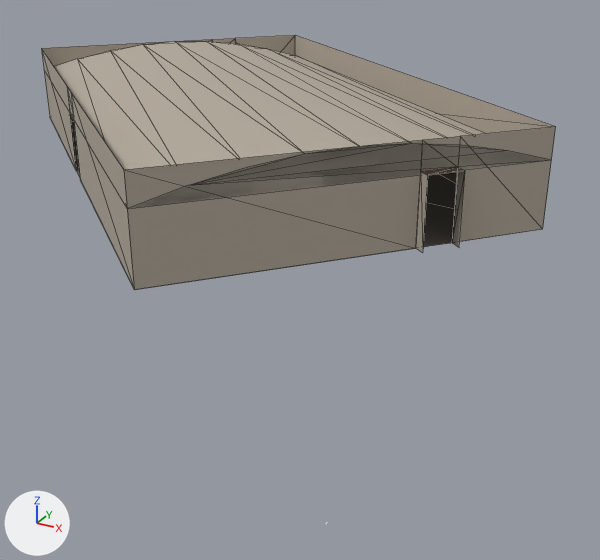
Renders of the glTF model assets/source/worlds/leonberg/handmade/schloss/schloss_keller_weinkeller.glb from each side of a commit.
Both versions are drawn from a 50 mm camera at (6.8, -13.6, 11.7) aimed at (-7.5, 12.3, -1.3). Every picture has the same lights, and +X, +Y and +Z are marked at lower left. The older version comes first. Mesh edges are drawn as thin lines on the coarser meshes. Vertices at exactly the same position are counted once.

Objects in the first picture: 'schloss_keller_weinkeller'.
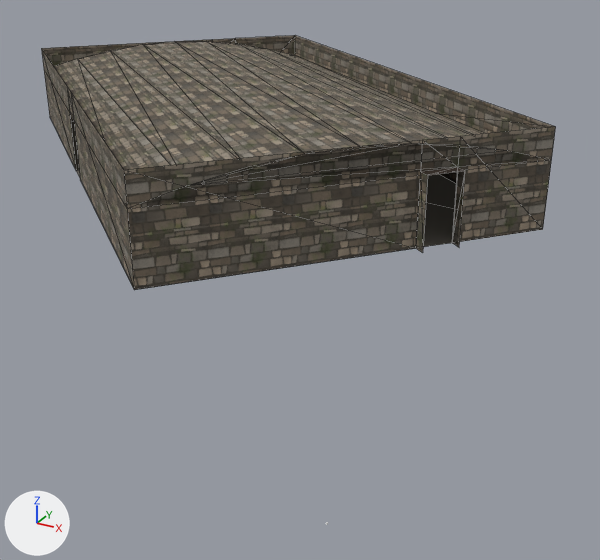
Pixel boxes (x1, y1, x2, y2) of what changed, in the pictures (600 x 560 px):
'schloss_keller_weinkeller', recoloured, surface changed (darker): (41, 35, 556, 290) in both
part 1 of me_schloss_keller_weinkeller, recoloured (darker): (41, 35, 556, 290) in both
part 2 of me_schloss_keller_weinkeller, recoloured: (422, 167, 464, 175) in both

The change, as a diff of the scene's bpy script:
```diff
--- a/assets/source/worlds/leonberg/handmade/schloss/schloss_keller_weinkeller.glb.py
+++ b/assets/source/worlds/leonberg/handmade/schloss/schloss_keller_weinkeller.glb.py
@@ img_stone_albedo_png @@
+img_stone_albedo_png = load_image('stone_albedo.png', '../../../../furniture/textures/stone_albedo.png', 512, 512, 'sRGB')
@@ img_stone_normal_png @@
+img_stone_normal_png = load_image('stone_normal.png', '../../../../furniture/textures/stone_normal.png', 512, 512, 'Non-Color')
@@ img_timber_albedo_png @@
+img_timber_albedo_png = load_image('timber_albedo.png', '../../../../furniture/textures/timber_albedo.png', 512, 128, 'sRGB')
@@ img_timber_normal_png @@
+img_timber_normal_png = load_image('timber_normal.png', '../../../../furniture/textures/timber_normal.png', 512, 128, 'Non-Color')
@@ mat_stone_cellar @@
+mat_stone_cellar = bpy.data.materials.new('stone_cellar')
+# colours: grey #b3aa9b
+# uses the picture img_stone_albedo_png
+# uses the picture img_stone_normal_png
@@ mat_timber_dark_cellar @@
+mat_timber_dark_cellar = bpy.data.materials.new('timber_dark_cellar')
+# colours: brown #523c2b
+# uses the picture img_timber_albedo_png
+# uses the picture img_timber_normal_png
@@ me_schloss_keller_weinkeller @@
 me_schloss_keller_weinkeller.from_pydata(...)  # 48 vertices, 58 faces; spans x -22.9..1.7, y 1.5..25.1, z 2.8..6.1
 # used by ob_schloss_keller_weinkeller; location = (0.0, 0.0, 0.0)
+# me_schloss_keller_weinkeller part 1: all 54 faces that had it switch from mat_stone (grey #b3aa9b) to mat_stone_cellar
+# me_schloss_keller_weinkeller part 2: all 2 faces that had it switch from mat_timber_dark (brown #3c2b1e) to mat_timber_dark_cellar
+# me_schloss_keller_weinkeller part 3: texture (UV) coordinates changed
 me_schloss_keller_weinkeller.materials.append(mat_stone_slab)
```
